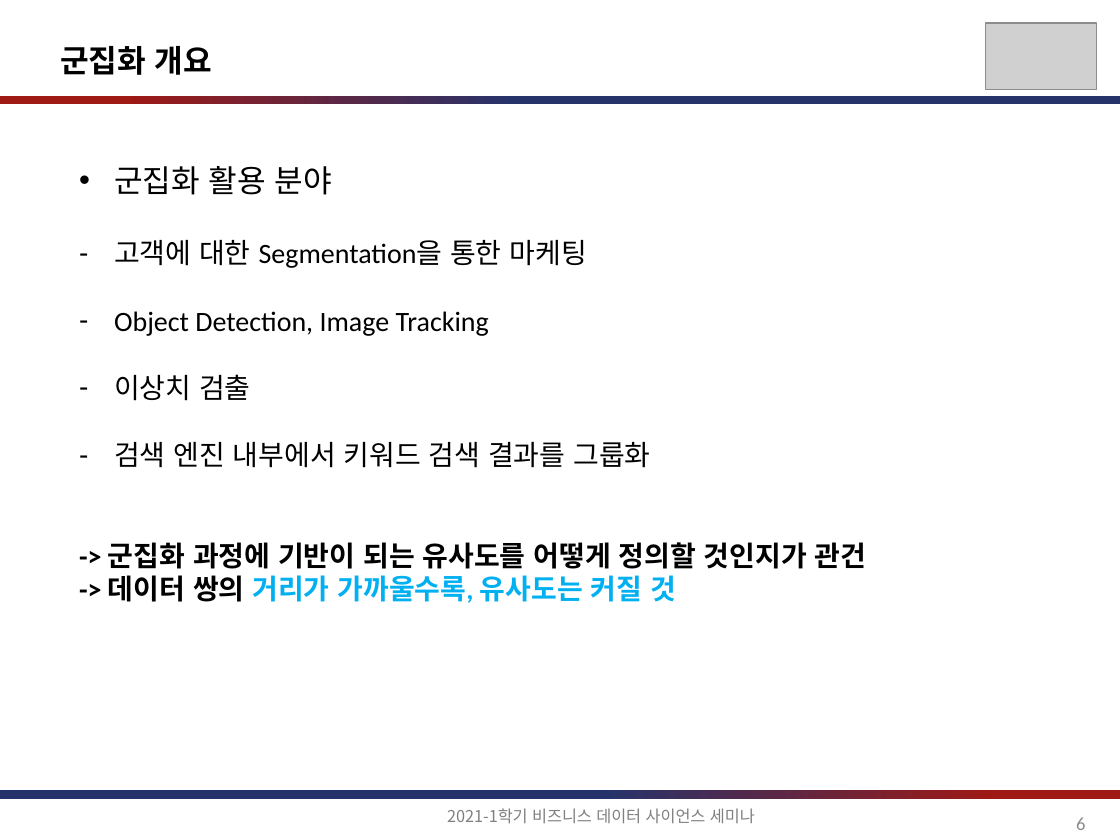
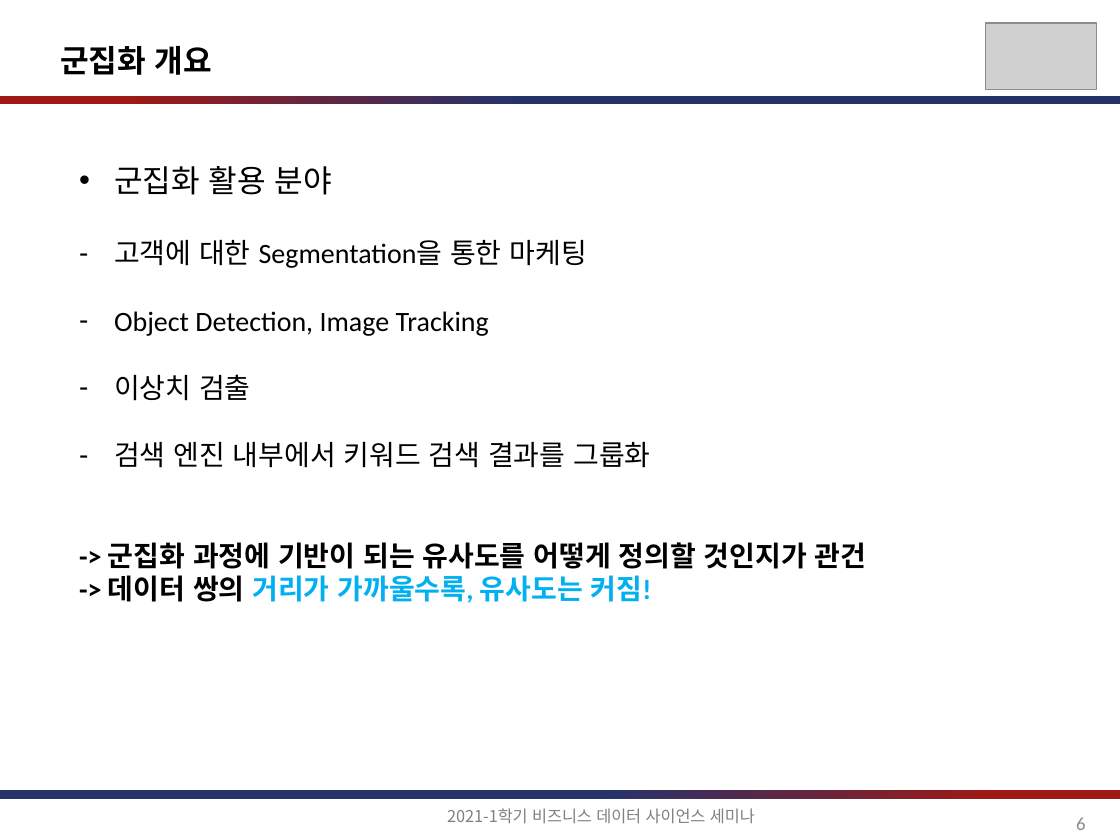
Before and after one commit to jihoahn9303/Seminar_For_Business_DS, a slide deck: slide 6 of document/비즈니스를_위한_데이터과학_6장.pptx. Drawn at 1120x840 pixels with LibreOffice and Linux fonts; fonts in the diff are those of the drawing; grey boxes stand for pictures. Boxes give left, top, right and bottom in pixels: in the first picture for what was removed or moved away, otherwise in the second. Text is boxed around its words. In the diff, an @@ line names an element or a change of style, - is before the commit and + after.

```diff
--- a/document/비즈니스를_위한_데이터과학_6장.pptx
+++ b/document/비즈니스를_위한_데이터과학_6장.pptx
@@ text at [108,575,652,603]: text changed @@
--> 데이터 쌍의 거리가 가까울수록, 유사도는 커질 것
+-> 데이터 쌍의 거리가 가까울수록, 유사도는 커짐!
```
Also in this commit, not shown: 25 other slides changed.
